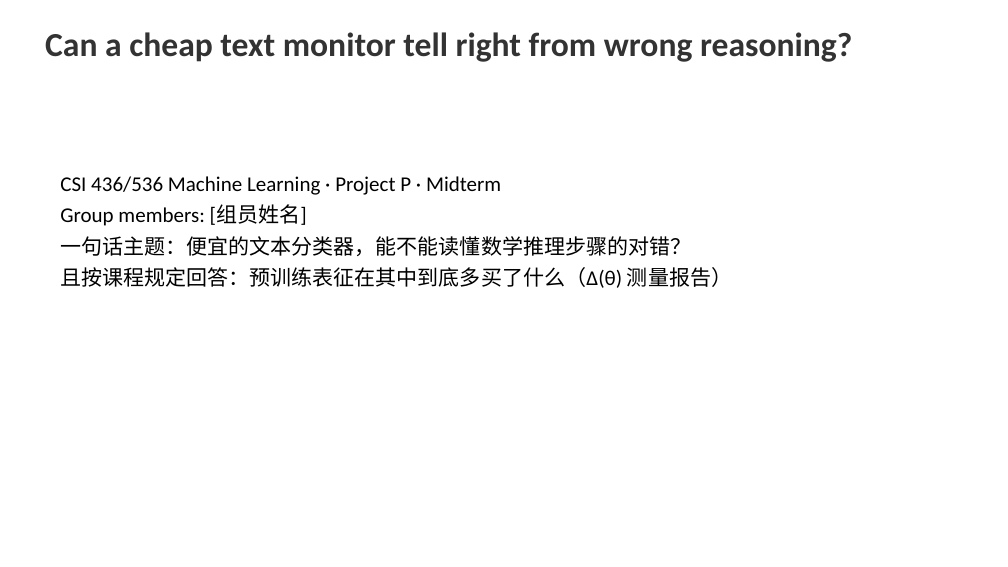
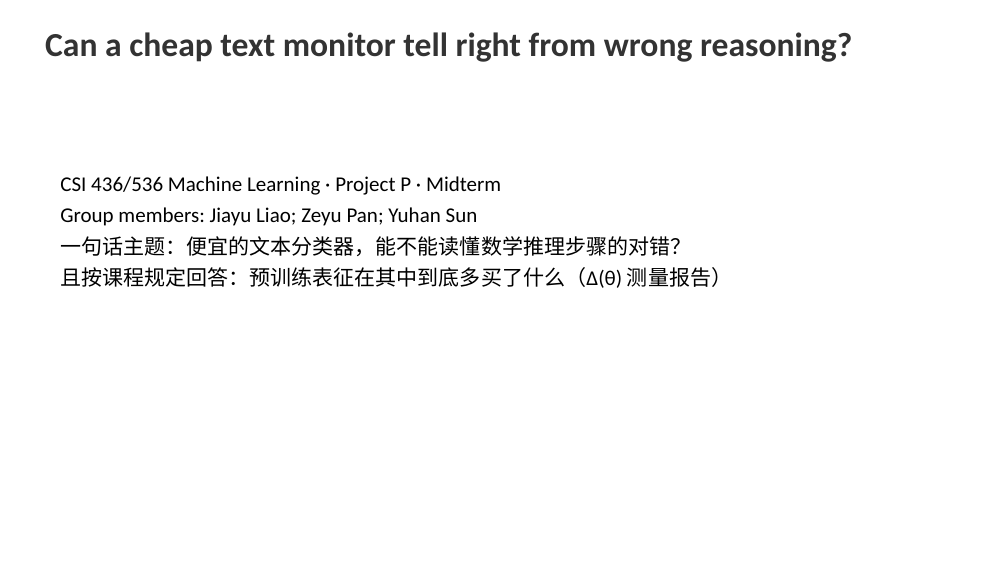
Before and after one commit to FauReam/text-monitor-436, a slide deck: slide 1 of slides/midterm.pptx. Drawn at 1008x567 pixels with LibreOffice and Linux fonts; fonts in the diff are those of the drawing. Boxes give left, top, right and bottom in pixels: in the first picture for what was removed or moved away, otherwise in the second. Text is boxed around its words. In the diff, an @@ line names an element or a change of style, - is before the commit and + after.

Commit message:
填入组员姓名：Jiayu Liao; Zeyu Pan; Yuhan Sun（one-pager + 两个 deck）

```diff
--- a/slides/midterm.pptx
+++ b/slides/midterm.pptx
@@ text at box(60, 207, 478, 226): text changed @@
-Group members: [组员姓名]
+Group members: Jiayu Liao; Zeyu Pan; Yuhan Sun
```
Also in this commit, not shown: 4 other files.
